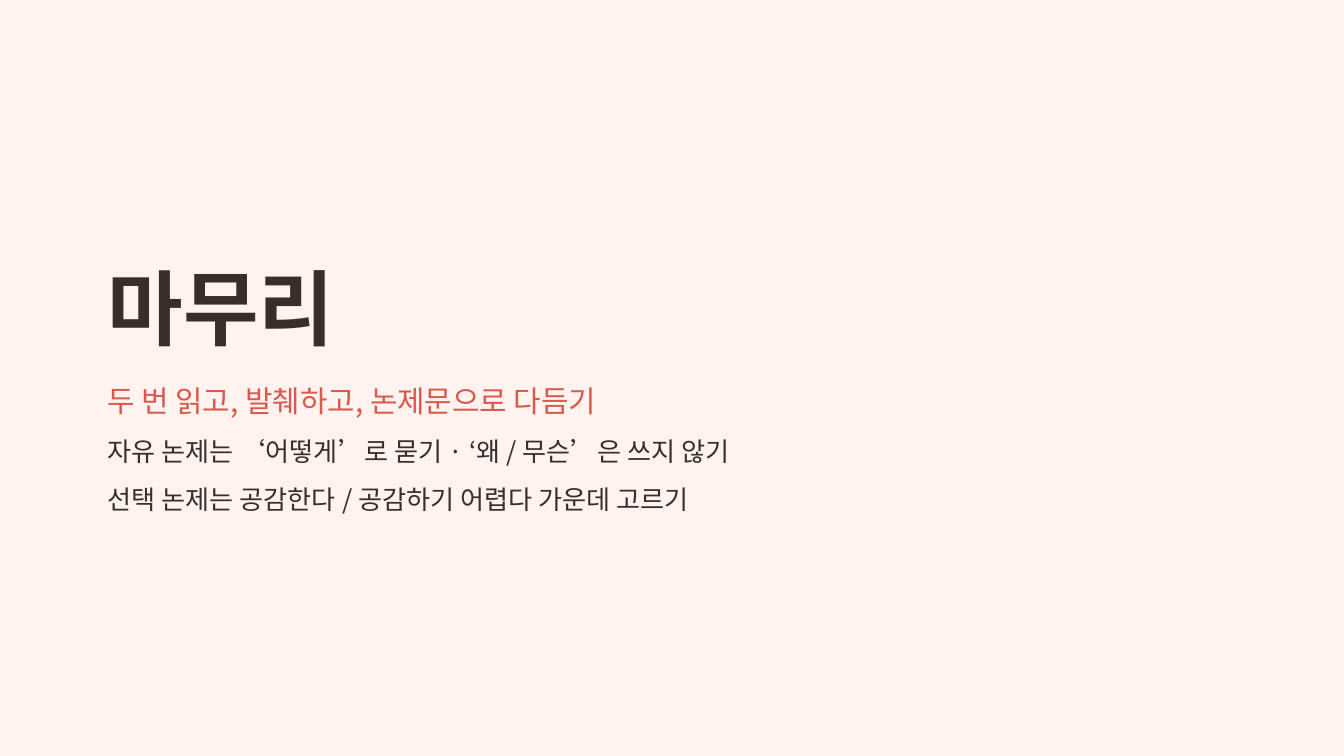
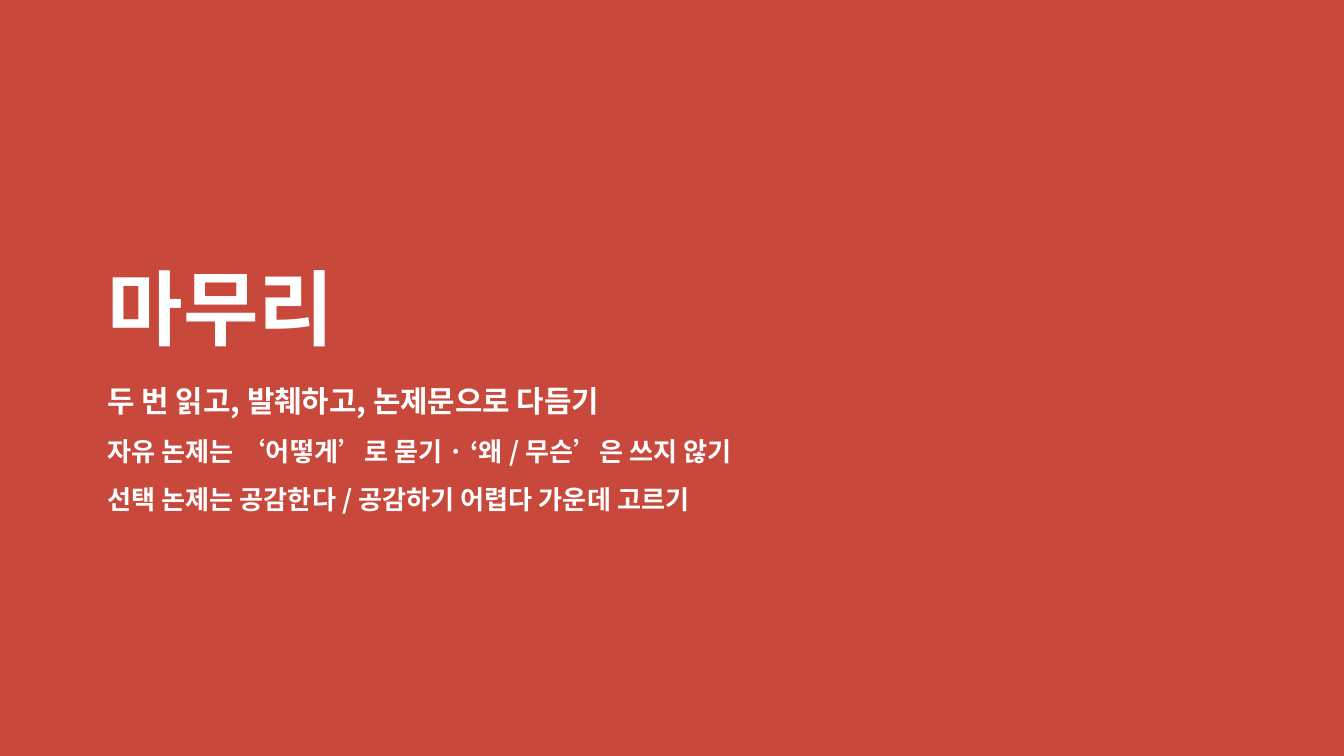
Before and after one commit to outis-books/bookclub, a slide deck: slide 14 of question-reading/question-reading.pptx (slide 13 before the commit). Drawn at 1344x756 pixels with LibreOffice and Linux fonts; fonts in the diff are those of the drawing. Boxes give left, top, right and bottom in pixels: in the first picture for what was removed or moved away, otherwise in the second. Text is boxed around its words. In the diff, an @@ line names an element or a change of style, - is before the commit and + after.

```diff
--- a/question-reading/question-reading.pptx
+++ b/question-reading/question-reading.pptx
@@ background #FFF3F0 to #C8483B @@
@@ title "마무리" at [108, 270, 335, 347]: text colour #3A2E2A to #FFFFFF @@
@@ text "두 번 읽고, 발췌하고, 논제문으로 ..." at [108, 387, 732, 512]: text colour #D9594C to #FFFFFF in "두 번 읽고, 발췌하고, 논제문으로 다듬기"; bold on; text colour #3A2E2A to #FFFFFF in "자유 논제는 ‘어떻게’로 묻기 · ‘왜 / ...", "선택 논제는 공감한다 / 공감하기 어렵다 가운데 ..." @@
```
Also in this commit, not shown: 6 other slides changed, 1 slide added, 10 other files.
